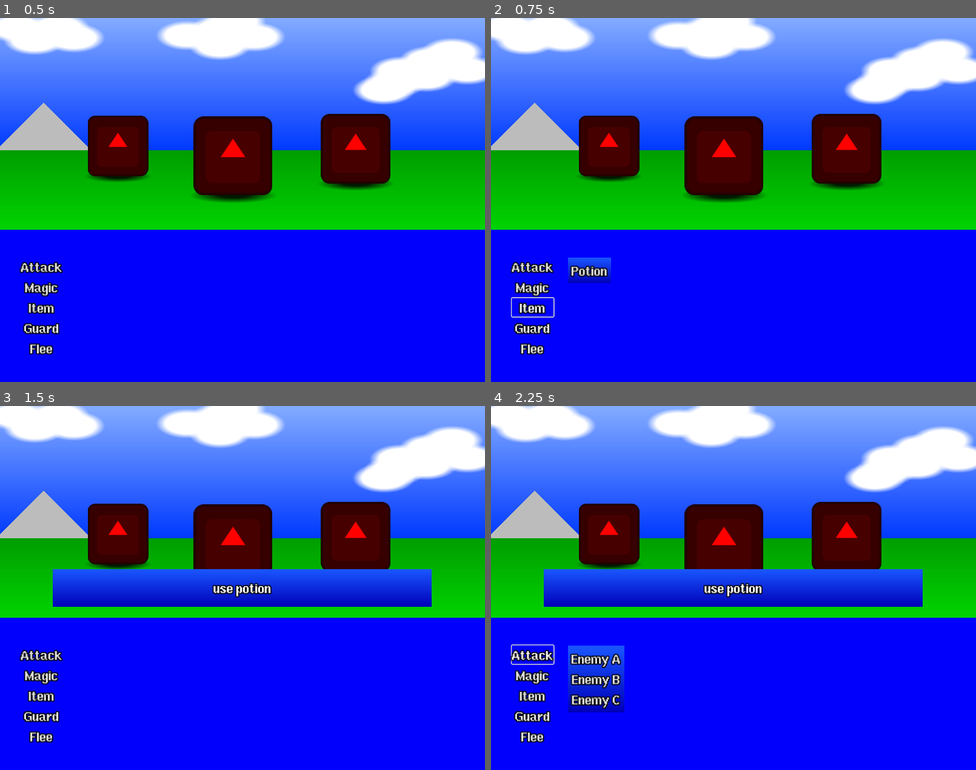
Above: before the commit, frames 1-4 (two rows, left to right).
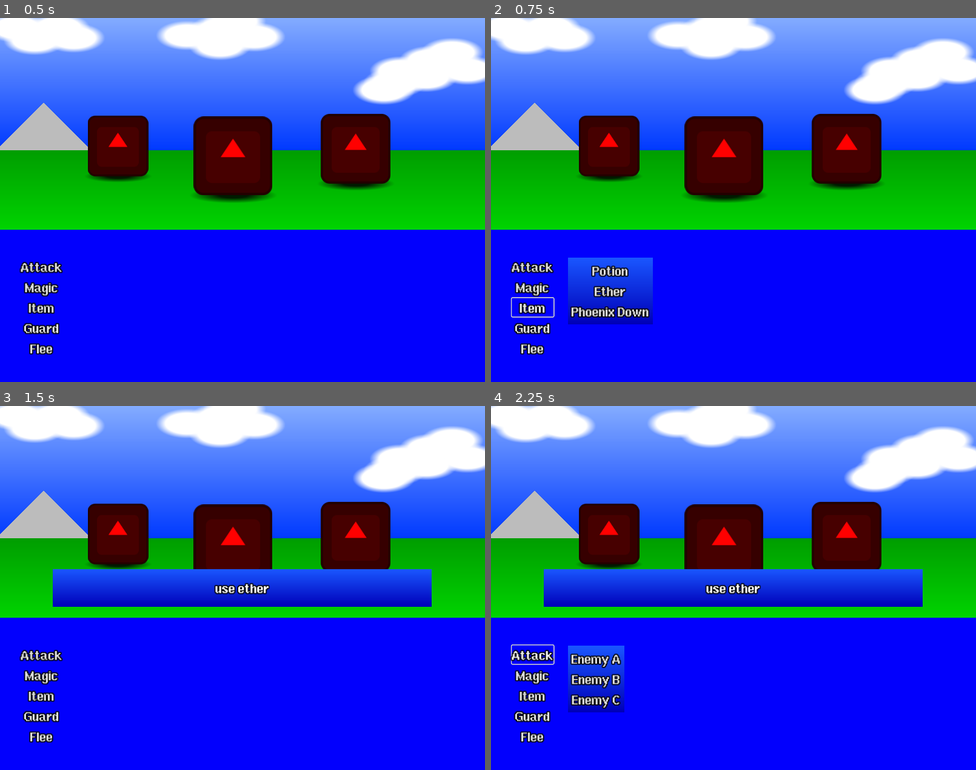
Above: after the commit, the same moments.

Repository: Toxe/godot-modal-dialogs
Game: Godot game, scene res://main.tscn
Same seed, same stepped clock (60 frames per second), same inputs: the game is played once before the commit and once after it. The engine's default icon, where the game draws it, is replaced by a stand-in: a white triangle on a blue panel in a dark square.
Inputs:
- Up to frame 1 (0.5 s): no input
- Up to frame 2 (0.75 s): click "Item" at 0.5 s
- Up to frame 3 (1.5 s): click "Potion" (after the commit: "Ether") at 1.25 s
- Up to frame 4 (2.25 s): click "Attack" at 2 s

Frame 1 is identical in both runs. In frame 2, 3.0% of the frame differs, in the area x 15-34%, y 65-85%; in frame 3, 0.3%; in frame 4, 0.3%.

Commit message:
Expand item menu

Diff:
--- a/T05_ModalDialogs/main.gd
+++ b/T05_ModalDialogs/main.gd
@@ -44,6 +44,15 @@
 
 func build_item_menu(menu: Menu) -> void:
     menu.add_action("Potion", func() -> void: show_notification("use potion"))
+    menu.add_action("Ether", func() -> void: show_notification("use ether"))
+    menu.add_menu("Phoenix Down", build_item_phoenix_down_menu)
+
+
+func build_item_phoenix_down_menu(menu: Menu) -> void:
+    menu.add_action("Friend 1", func() -> void: show_notification("phoenix down friend 1"))
+    menu.add_action("Friend 2", func() -> void: show_notification("phoenix down friend 2"))
+    menu.add_action("Friend 3", func() -> void: show_notification("phoenix down friend 3"))
+    menu.add_action("Friend 4", func() -> void: show_notification("phoenix down friend 4"))
 
 
 func show_notification(text: String) -> void:
